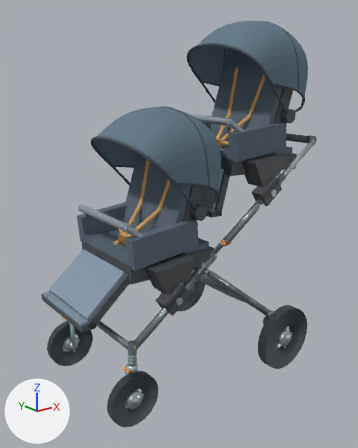
Before and after pictures for a commit that changed the glTF model models/double_cabin/D02_w650_state1_wheel_M.glb.
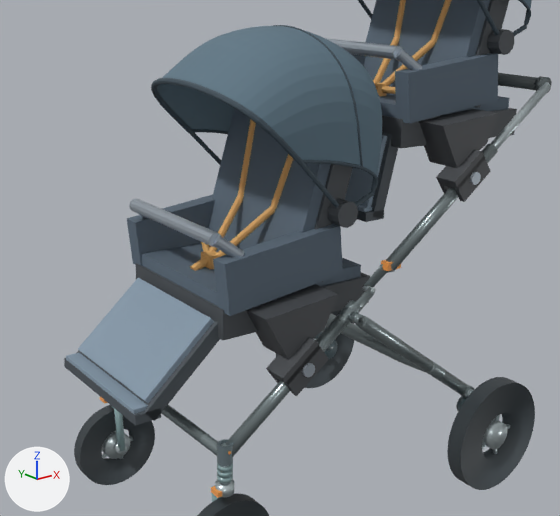
Each version appears first whole from a 50 mm camera at (-0.811, -1.688, 1.358) aimed at (0.522, -0.022, 0.691), and next in a close-up on the part from 1% to 90% of the width and 21% to 86% of the height. The axes (+X, +Y, +Z) are drawn at lower left. The lights are the same throughout. The first two pictures are the older version. Vertices at exactly the same position are counted once.

The first close-up shows 'D02_Front', 'D02_Rear', 'FL_tire.008', 'FR_tire.008', 'RL_tire.008', 'RR_tire.008', 'V46_rear_leg_-1.009', 'V46_rearbar.009', 'front_fixed_round_tube.008', 'handle_slider_-1.008', 'main_lower_-1.009', 'main_upper_-1.009' and 22 more.
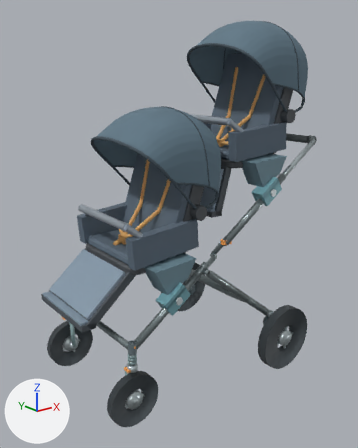
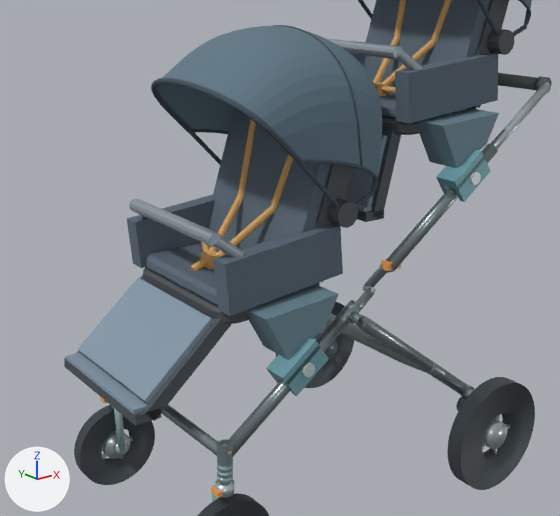
What differs and where, as boxes (x1, y1, x2, y2) in the close-ups (560 x 516 px):
'D02_Front', recoloured, reshaped: (64, 25, 382, 426) in both
'D02_Rear', recoloured, reshaped (light grey to cyan): (325, 0, 532, 222) in both
part 1 of me_d02_front, rebuilt: before (142, 243, 361, 306); after (147, 243, 227, 306)
part 2 of me_d02_front, rebuilt (24% narrower, 26% shorter): before (136, 263, 370, 340); after (143, 267, 320, 324)
part 3 of me_d02_front, recoloured: (302, 363, 315, 377) in both
part 4 of me_d02_front, recoloured (dark grey to cyan): (246, 284, 338, 360) in both
part 5 of me_d02_rear, rebuilt: before (379, 93, 509, 118); after (379, 93, 465, 120)
part 6 of me_d02_rear, rebuilt: before (382, 108, 517, 148); after (382, 107, 476, 135)
part 7 of me_d02_rear, recoloured: (470, 172, 481, 185) in both
part 8 of me_d02_rear, recoloured (dark grey to cyan): (419, 109, 499, 168) in both

The change in detail:
Material 'D02_mounts' (mat_d02_mounts) changes colour from dark grey #4b4e52 to cyan #79acb7; in linear values from (0.07, 0.076, 0.084) to (0.19, 0.415, 0.475).
Material 'D02_mounts.001' (mat_d02_mounts_001) changes colour from dark grey #4b4e52 to cyan #79acb7; in linear values from (0.07, 0.076, 0.084) to (0.19, 0.415, 0.475).
Material 'D02_mount_cheek.001' (mat_d02_mount_cheek_001) is new.
Its base color is (0.155, 0.258, 0.31) (cyan #6e8b97).
Its metallic is 0.08.
Its roughness is 0.62.
Material 'D02_mount_pin.001' (mat_d02_mount_pin_001) is new.
Its base color is (0.74, 0.804, 0.833) (white #dfe8eb).
Its metallic is 0.52.
Its roughness is 0.34.
Material 'D02_mount_cheek' (mat_d02_mount_cheek) is new.
Its base color is (0.155, 0.258, 0.31) (cyan #6e8b97).
Its metallic is 0.08.
Its roughness is 0.62.
Material 'D02_mount_pin' (mat_d02_mount_pin) is new.
Its base color is (0.74, 0.804, 0.833) (white #dfe8eb).
Its metallic is 0.52.
Its roughness is 0.34.
me_d02_front is used by ob_d02_front; location (0.0, 0.0, 0.0).
me_d02_front had 2049 vertices, 3868 faces and spanned x -0.066..0.61, y -0.308..0.308, z 0.416..1.208.
me_d02_front now has 2257 vertices, 4284 faces and spans x -0.066..0.61, y -0.308..0.308, z 0.416..1.208.
me_d02_front part 1: the loose piece of 8 vertices spanning x 0.152..0.554, y -0.189..0.189, z 0.6..0.663 is rebuilt with 112 vertices and now spans x 0.157..0.414, y -0.187..0.187, z 0.618..0.661.
me_d02_front part 2: the loose piece of 8 vertices spanning x 0.145..0.577, y -0.197..0.197, z 0.543..0.632 is rebuilt with 112 vertices and now spans x 0.147..0.443, y -0.197..0.197, z 0.589..0.638.
me_d02_front part 3: 96 faces spanning x 0.282..0.314, y -0.308..0.308, z 0.47..0.501 switch from mat_d02_frame (light grey #afbac4) to mat_d02_mount_pin (white #dfe8eb).
me_d02_front part 4: 24 faces spanning x 0.204..0.408, y -0.276..0.276, z 0.51..0.631 switch from mat_d02_mounts (dark grey #4b4e52) to mat_d02_mount_cheek (cyan #6e8b97).
me_d02_rear is used by ob_d02_rear; location (0.0, 0.0, 0.0).
me_d02_rear had 2049 vertices, 3868 faces and spanned x 0.589..1.133, y -0.308..0.308, z 0.739..1.565.
me_d02_rear now has 2257 vertices, 4284 faces and spans x 0.589..1.133, y -0.308..0.308, z 0.739..1.565.
me_d02_rear part 5: the loose piece of 8 vertices spanning x 0.675..1.077, y -0.189..0.189, z 0.957..1.02 is rebuilt with 112 vertices and now spans x 0.68..0.937, y -0.187..0.187, z 0.975..1.019.
me_d02_rear part 6: the loose piece of 8 vertices spanning x 0.668..1.1, y -0.197..0.197, z 0.901..0.99 is rebuilt with 112 vertices and now spans x 0.67..0.966, y -0.197..0.197, z 0.946..0.995.
me_d02_rear part 7: 96 faces spanning x 0.805..0.837, y -0.308..0.308, z 0.827..0.859 switch from mat_d02_frame_001 (light grey #afbac4) to mat_d02_mount_pin_001 (white #dfe8eb).
me_d02_rear part 8: 24 faces spanning x 0.727..0.931, y -0.276..0.276, z 0.867..0.988 switch from mat_d02_mounts_001 (dark grey #4b4e52) to mat_d02_mount_cheek_001 (cyan #6e8b97).
